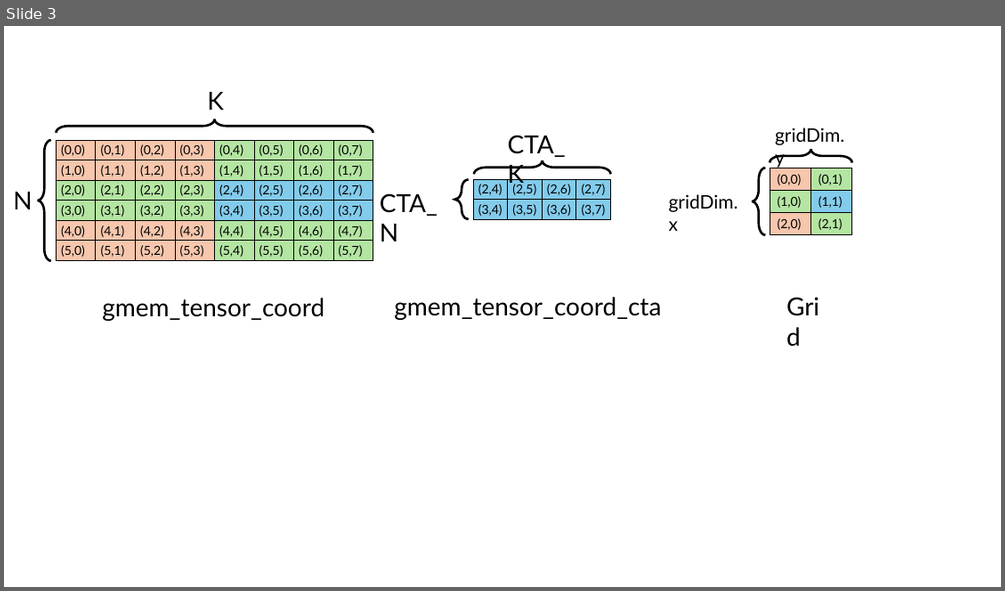
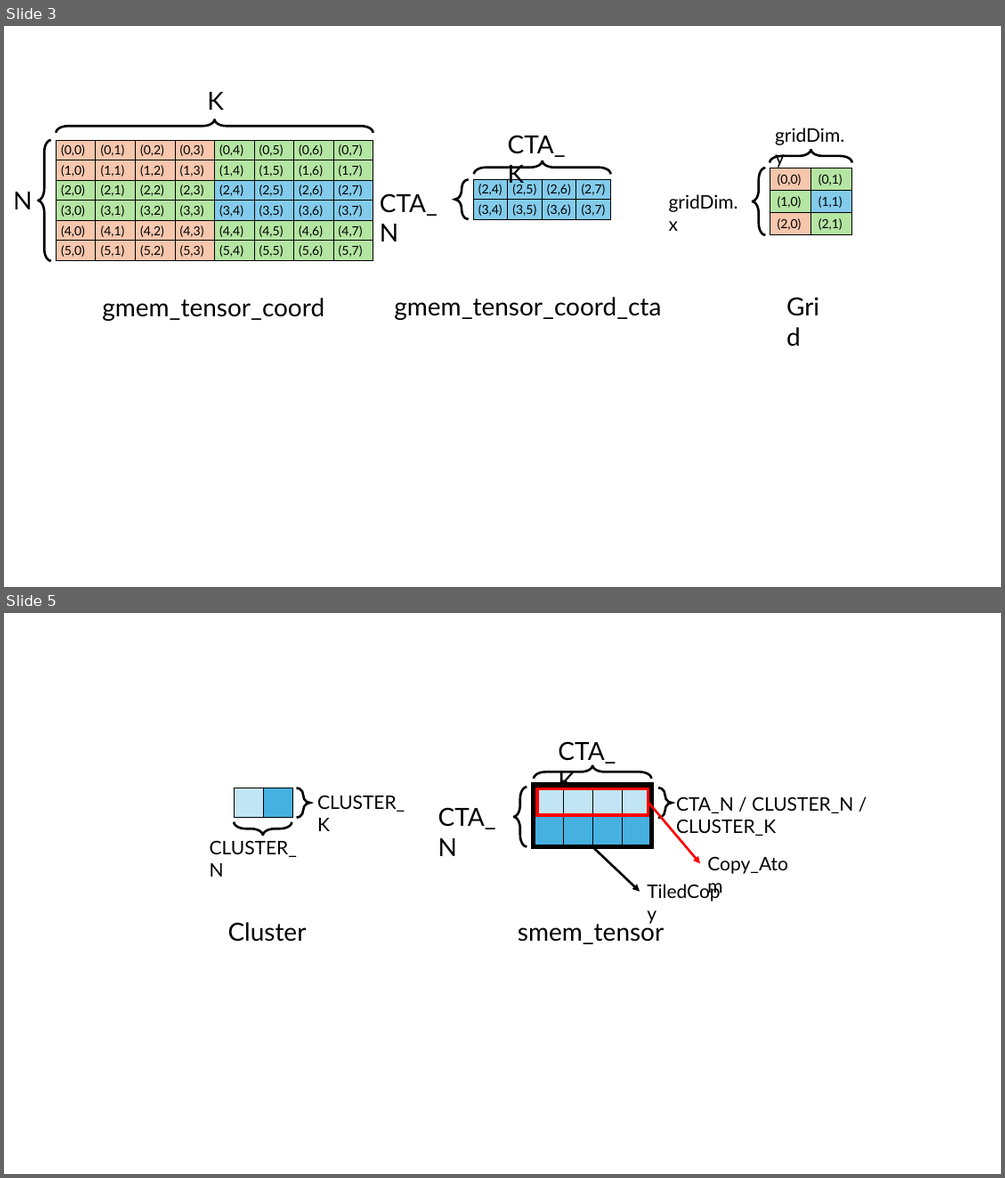
Before and after one commit to Yang-YiFan/Yang-YiFan.github.io, a slide deck: blogs/cute_tma/figures.pptx. Shown one above the other, each under a label of ours: slide 3 before the commit, slides 3 and 5 after it; the slides between them are not shown. The pictures are 1005x591 and 1005x1178 pixels, drawn with LibreOffice and Linux fonts; fonts in the diff are those of the drawing. Boxes give left, top, right and bottom in pixels: in the first picture for what was removed or moved away, otherwise in the second. Text is boxed around its words. In the diff, an @@ line names an element or a change of style, - is before the commit and + after.

```diff
--- a/blogs/cute_tma/figures.pptx
+++ b/blogs/cute_tma/figures.pptx
@@ slide 5 added at (4, 613, 1001, 1174), background #FFFFFF @@
@@ text added at (558, 741, 615, 795), 24 pt, text #000000 @@
+CTA_K
@@ right brace added at (534, 765, 651, 779), outline #000000 2.25 pt @@
@@ table added at (234, 787, 291, 817), 1 rows, 2 columns @@
+ | 
@@ right brace added at (297, 788, 310, 818), outline #000000 2.25 pt @@
@@ text added at (317, 795, 404, 831), 18 pt, text #000000 @@
+CLUSTER_K
@@ right brace added at (513, 787, 526, 846), outline #000000 2.25 pt @@
@@ table added at (534, 787, 650, 846), 2 rows, 4 columns @@
+ |  |  | 
+ |  |  | 
@@ rectangle added at (534, 785, 652, 847), outline #000000 4.5 pt @@
@@ rectangle added at (537, 788, 647, 816), outline #FF0000 3 pt @@
@@ right brace added at (658, 787, 672, 817), outline #000000 2.25 pt @@
@@ text added at (676, 796, 853, 837), 18 pt, text #000000 @@
+CTA_N / CLUSTER_N / CLUSTER_K
@@ right brace added at (234, 822, 291, 835), outline #000000 2.25 pt @@
@@ text added at (438, 807, 496, 856), 24 pt, text #000000 @@
+CTA_N
@@ arrow added from (647, 803) to (700, 863), #FF0000 2.25 pt @@
@@ text added at (210, 840, 297, 876), 18 pt, text #000000 @@
+CLUSTER_N
@@ arrow added from (592, 846) to (639, 892), #000000 2.25 pt @@
@@ text added at (639, 876, 736, 906), 18 pt, text #000000 @@
+TiledCopy
@@ text added at (707, 856, 788, 874), 18 pt, text #000000 @@
+Copy_Atom
@@ text added at (228, 922, 307, 941), 24 pt, text #000000 @@
+Cluster
@@ text added at (518, 919, 663, 944), 24 pt, text #000000 @@
+smem_tensor
```
Also in this commit, not shown: 2 other slides added, 4 other files.
